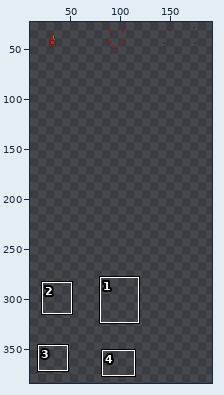
Pixel-art file -- Art/sprites/WorkInProgress/target_spreitesheet.aseprite. The picture above shows the old version from afar; the outline marks the close-up.
Close-up. Earlier state:
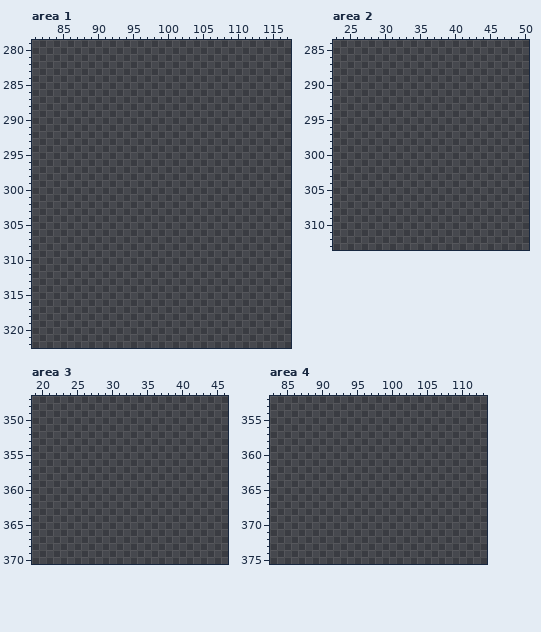
192x384 pixels, 1 frame. Shown: area 1: x 81..117, y 279..322; area 2: x 23..50, y 284..313; area 3: x 19..46, y 347..370; area 4: x 83..113, y 352..375. The wide view leaves out empty margins. The commit also changed other parts of the picture, which this record leaves out.
After:
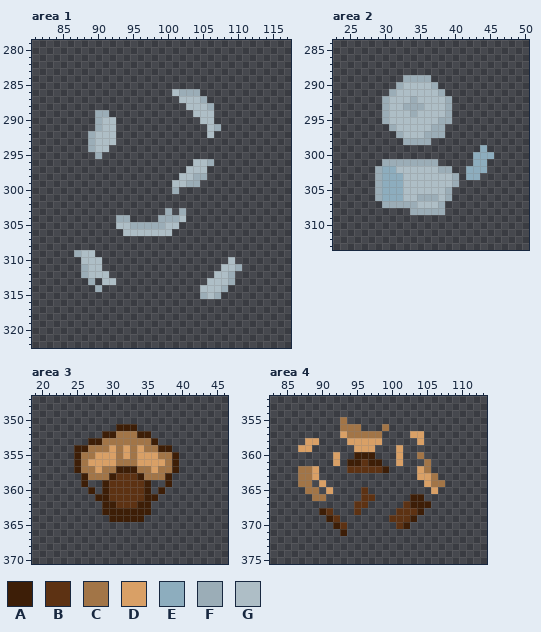
Palette (. is transparent): A #3d1e07  B #5d3213  C #a27547  D #d9a066  E #8dadbe  F #9badb7  G #aebec6
Changes in this commit:
Changed rows in their new state; - is an unchanged pixel.
Area 1:
first column x 87:
286 --------------GFFF------
287 ---------------GGGF-----
288 ----------------GGGF----
289 ---FF------------GGG----
290 ---FGG------------GG----
291 ---FGG-------------GF---
292 --FGGG-------------G----
293 --FGGG------------------
294 --FGG-------------------
295 ---F--------------------
296 -----------------GGF----
297 ----------------GGG-----
298 ---------------GGFF-----
299 --------------GGFF------
300 --------------F---------
303 -------------F-F--------
304 ------FF----FFFG--------
305 ------GGFFFFFGG---------
306 -------GGGGGGG----------
309 FGG---------------------
310 -GGG------------------G-
311 -FGG-----------------GGF
312 -FGGG---------------GGF-
313 --F-GG-------------GGGF-
314 ---F--------------GGGF--
315 ------------------FGF---
Area 2:
first column x 29:
289 ----FFFF---------
290 ---FGGGGF--------
291 --FGGGGGGF-------
292 -FGGGFGGGGF------
293 -FGGFFFGGGF------
294 -FGGGFGGGGF------
295 -FGGGGGGGFF------
296 --FGGGGGFF-------
297 ---FGGGFFF-------
298 ----FFFF---------
299 ---------------E-
300 --------------EEE
301 -FFFFFFFF-----EE-
302 FEEGGGGGGFF--EEE-
303 FEEEGGGGGGGF-EE--
304 FEEEGGGGGGGF-----
305 FEEEGGGGGGF------
306 FEEEGGFFFGF------
307 -FFFFFGGGF-------
308 -----FFFFF-------
Area 3:
first column x 25:
351 ------AAA------
352 ----AACCCAA----
353 --AACCCCCCCA---
354 AACCCDCDCDCCAA-
355 ACCDDDCDCDDDCCA
356 ACDDDDCCCDDDDCA
357 ACCDCCAAACCDCCA
358 -ACCCABBBACCCA-
359 -A--ABBBBBA--A-
360 --A-ABBBBBA-A--
361 ---AABBBBBAA---
362 ----AABBBAA----
363 ----AAAAAAA----
364 -----AAAAA-----
Area 4:
first column x 87:
355 ------C--------------
356 ------CCC---C--------
357 ------DCCCCC----DD---
358 -DD----DDDDD-----D---
359 DD------DDD---D------
360 -----D--AAA---D--C---
361 -----D-AABAA--D---C--
362 CCD----BBBBBA----DC--
363 CCD--------------DDC-
364 CC-D--------------DCC
365 -CC-D----B---------D-
366 --CC-----BB-----AA---
367 --------BB-----BAAA--
368 ---AB---B-----BBBA---
369 ----AB-------BBBA----
370 -----AB-------BA-----
371 ------A--------------
